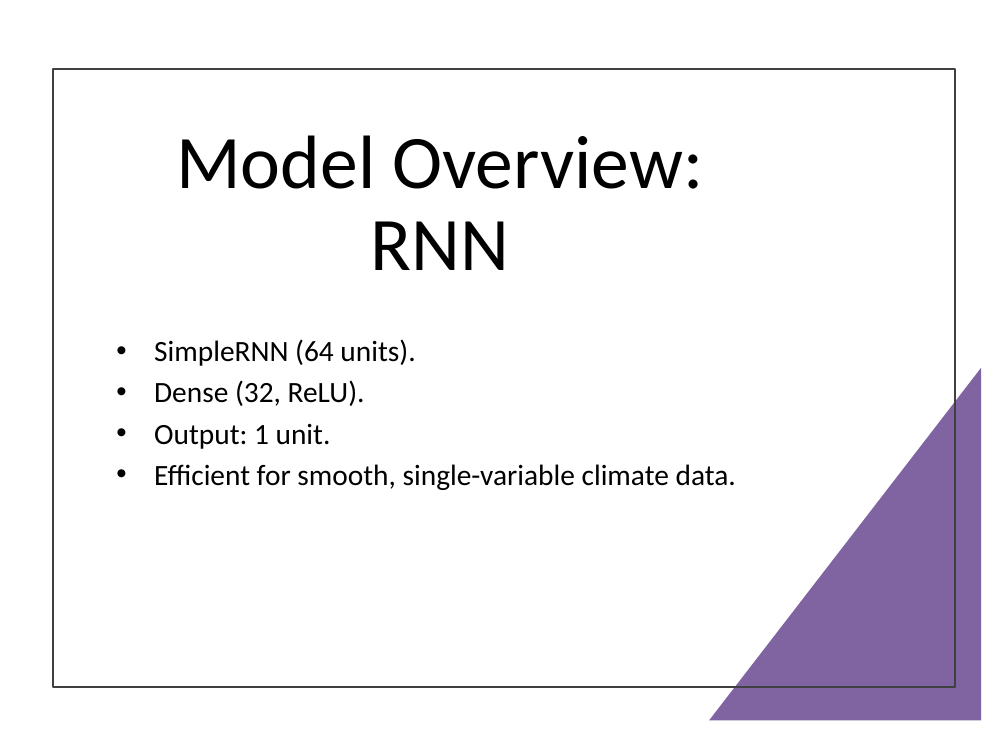
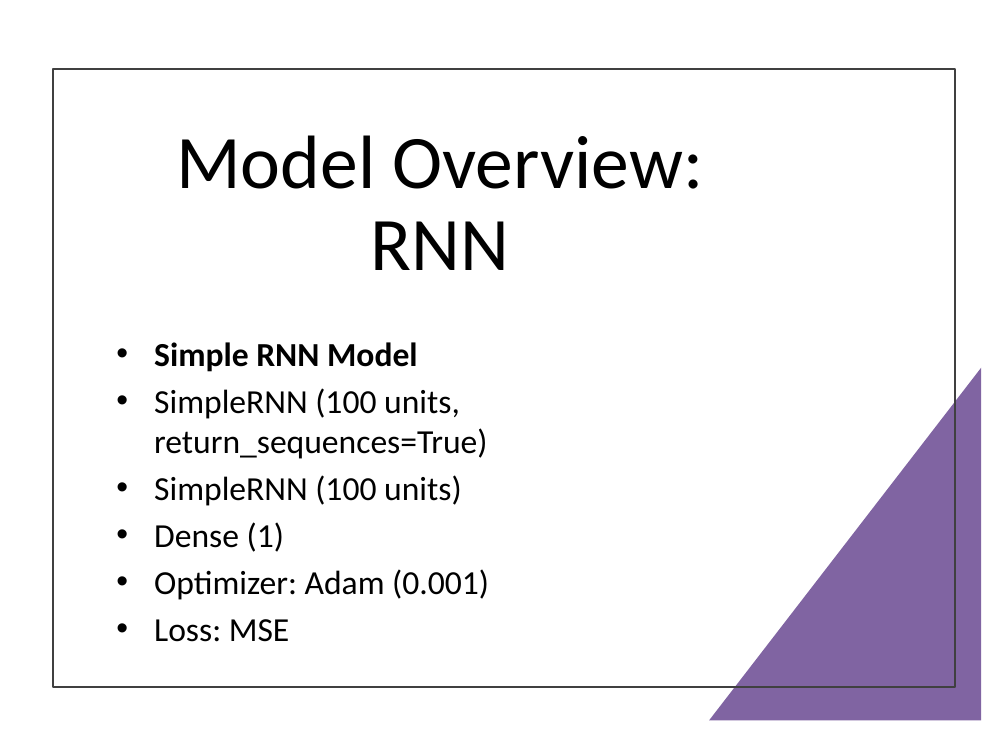
Before and after one commit to Ahhaeyy/DIT5411-RNN-LSTM-Temperature-Forecasting, a slide deck: slide 6 of DIT5411_220134800_Project_Presentation.pptx. Drawn at 1008x756 pixels with LibreOffice and Linux fonts; fonts in the diff are those of the drawing. Boxes give left, top, right and bottom in pixels: in the first picture for what was removed or moved away, otherwise in the second. Text is boxed around its words. In the diff, an @@ line names an element or a change of style, - is before the commit and + after.

```diff
--- a/DIT5411_220134800_Project_Presentation.pptx
+++ b/DIT5411_220134800_Project_Presentation.pptx
@@ text at [154, 342, 489, 642]: text changed; size 21 to 24 pt @@
-• SimpleRNN (64 units).
-• Dense (32, ReLU).
-• Output: 1 unit.
-• Efficient for smooth, single-variable climate data.
+• Simple RNN Model
+• SimpleRNN (100 units, return_sequences=True)
+• SimpleRNN (100 units)
+• Dense (1)
+• Optimizer: Adam (0.001)
+• Loss: MSE
```
Also in this commit, not shown: 9 other slides changed, 1 slide added, 1 other file.
